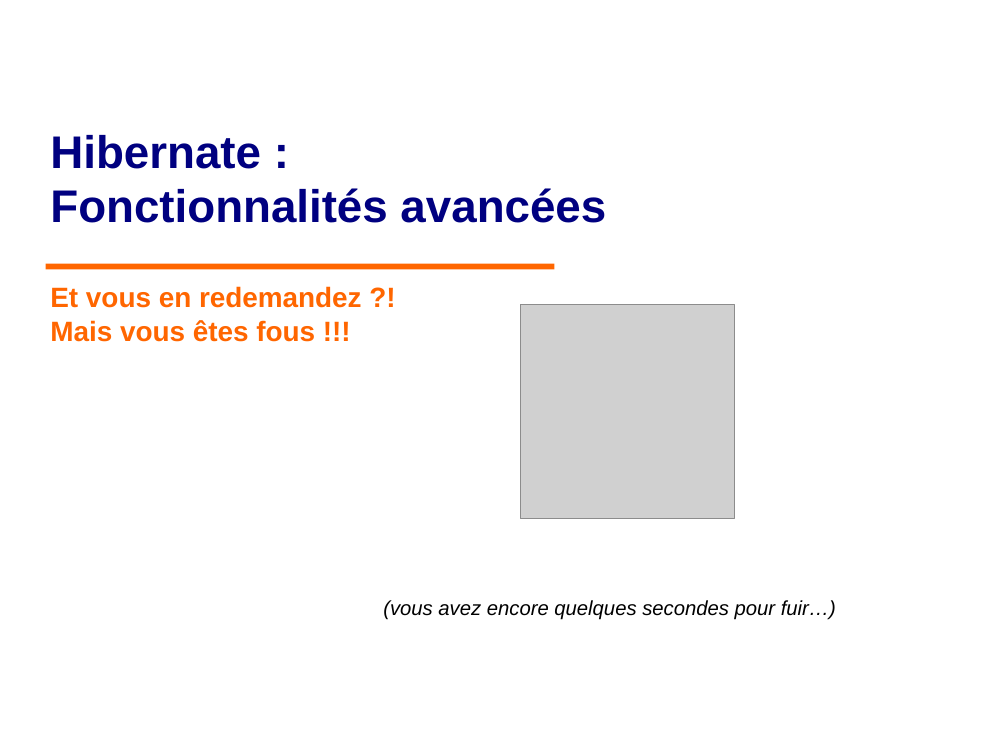
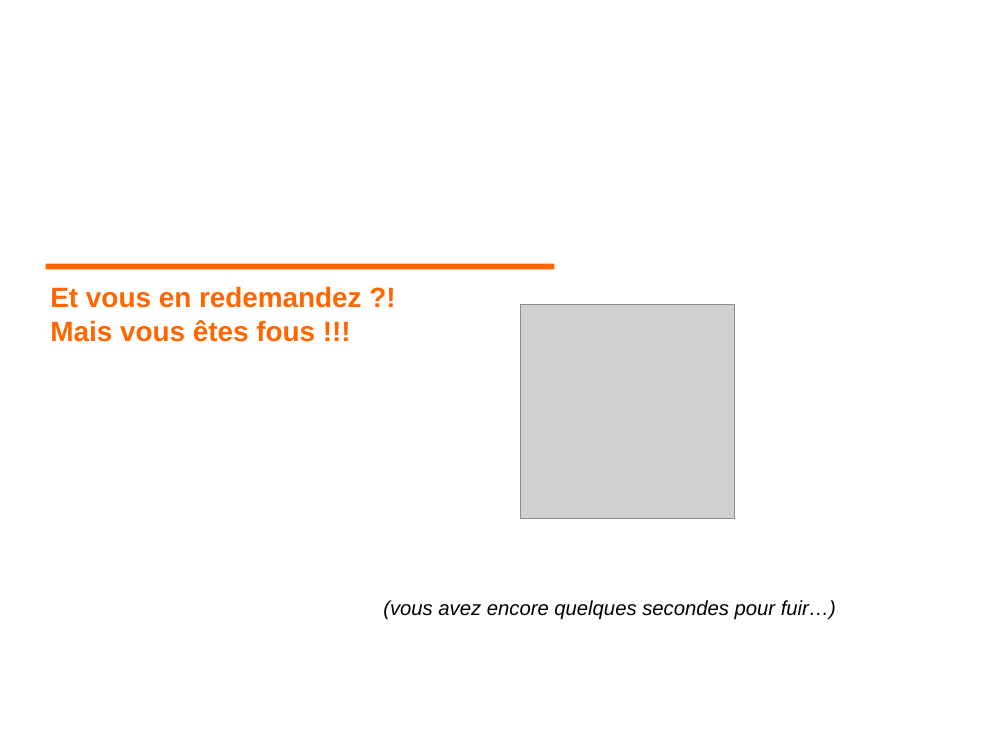
Before and after one commit to philphils/formation-hibernate-avancee, a slide deck: slide 1 of Documentation/diapo_formation_hibernate_avancee.odp. Drawn at 1008x756 pixels with LibreOffice and Linux fonts; fonts in the diff are those of the drawing; grey boxes stand for pictures; background and template pictures are left out. Boxes give left, top, right and bottom in pixels: in the first picture for what was removed or moved away, otherwise in the second. Text is boxed around its words. In the diff, an @@ line names an element or a change of style, - is before the commit and + after.

```diff
--- a/Documentation/diapo_formation_hibernate_avancee.odp
+++ b/Documentation/diapo_formation_hibernate_avancee.odp
@@ title removed at bbox=[50, 135, 606, 223] @@
-Hibernate :
-Fonctionnalités avancées
```
Also in this commit, not shown: 1 other slide changed.
